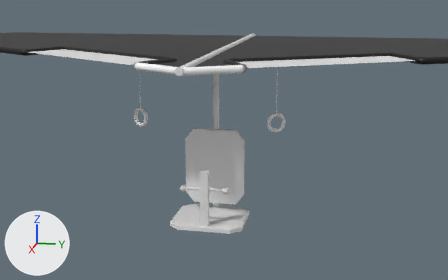
The glTF model Assets/Art/Glider/Model/Wings.glb: old version first, new version second.
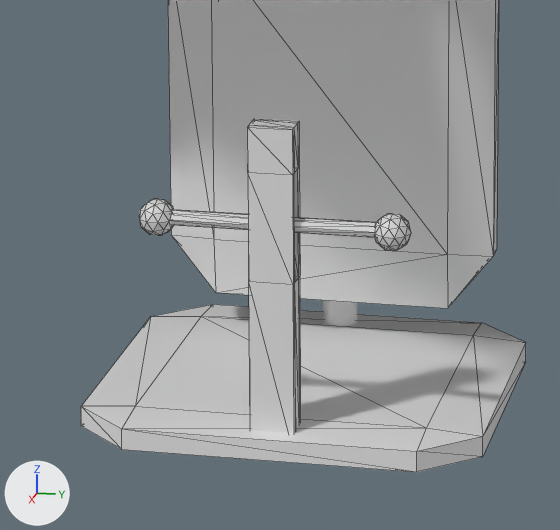
Each version is shown from a 50 mm camera at (4.425, 0.991, 1.736) aimed at (0.106, 0.127, 0.656), then close up on the part from 35% to 57% of the width and 53% to 87% of the height. Arrows for +X, +Y and +Z are at lower left; the lights stay in place. The first two pictures are the older version. The close-ups show mesh edges as thin lines. Where no turn or scale is listed for an object, it has been applied to the vertices. Vertices at exactly the same position are counted once.

Objects in the first close-up: 'Column', 'Controller Column', 'Left Control', 'Right Control', 'Seat'.
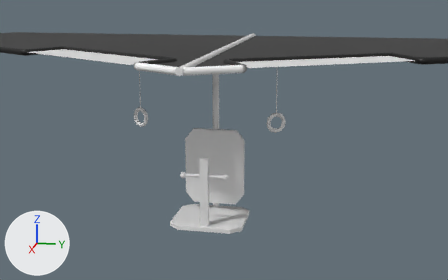
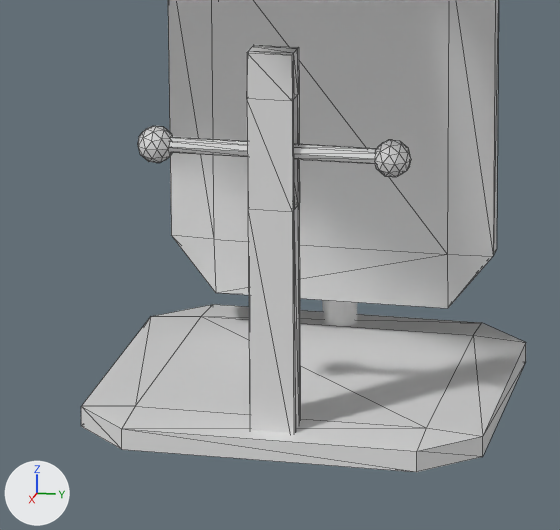
The edits, one by one:
me_cube_003 is used by ob_controller_column; location (-0.211, 0.0, 1.168).
me_cube_003 had 40 vertices, 76 faces and spanned x 0.391..0.431, y -0.03..0.03, z -1.181..-0.731.
me_cube_003 now has 40 vertices, 76 faces and spans x 0.391..0.431, y -0.03..0.03, z -1.181..-0.631.
me_cube_003 part 1: all 32 vertices in x 0.391..0.431, y -0.03..0.03, z -0.943..-0.731 are moved by (0.0, 0.0, 0.1).
me_icosphere_001 is used by ob_left_control; location (0.0, 0.0, 0.0).
me_icosphere_001 had 58 vertices, 108 faces and spanned x 0.176..0.224, y 0.012..0.183, z 0.275..0.325.
me_icosphere_001 now has 58 vertices, 108 faces and spans x 0.176..0.224, y 0.012..0.183, z 0.375..0.425.
me_icosphere_001 part 2: the whole mesh is moved by (0.0, 0.0, 0.1).
me_icosphere is used by ob_right_control; location (0.0, 0.0, 0.0).
me_icosphere had 58 vertices, 108 faces and spanned x 0.176..0.224, y -0.183..-0.012, z 0.275..0.325.
me_icosphere now has 58 vertices, 108 faces and spans x 0.176..0.224, y -0.183..-0.012, z 0.375..0.425.
me_icosphere part 3: the whole mesh is moved by (0.0, 0.0, 0.1).

Changed parts and their boxes [x1, y1, x2, y2] in the close-ups (560 x 530 px):
'Controller Column', reshaped (23% taller): before [247, 118, 301, 433]; after [247, 45, 301, 433]
'Left Control', moved: before [294, 213, 411, 250]; after [294, 140, 411, 177]
'Right Control', moved: before [139, 199, 248, 235]; after [138, 126, 248, 163]
